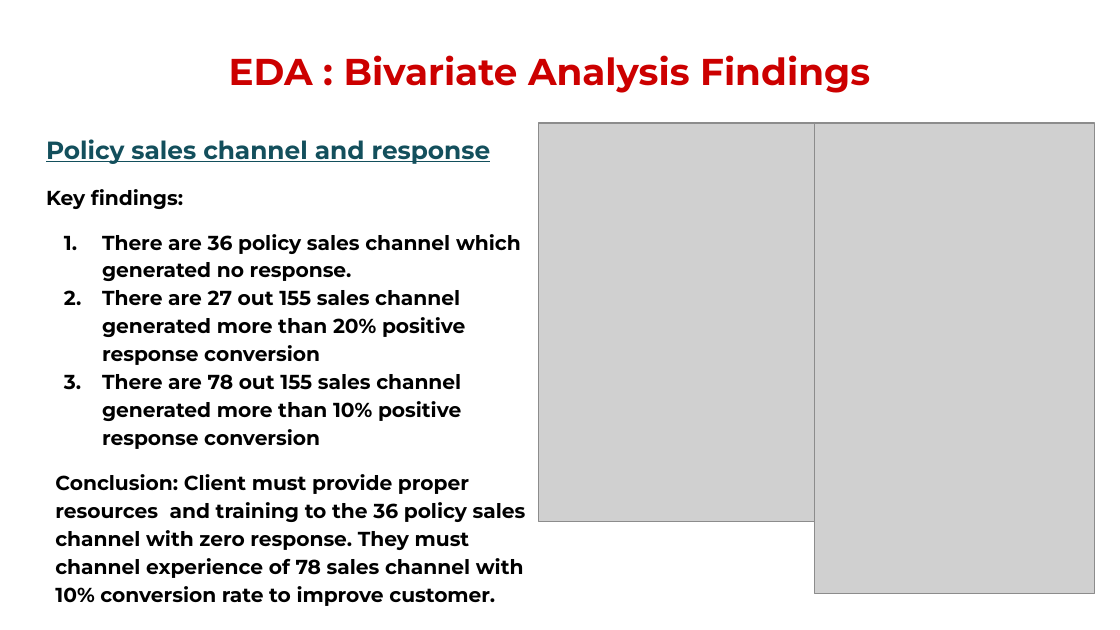
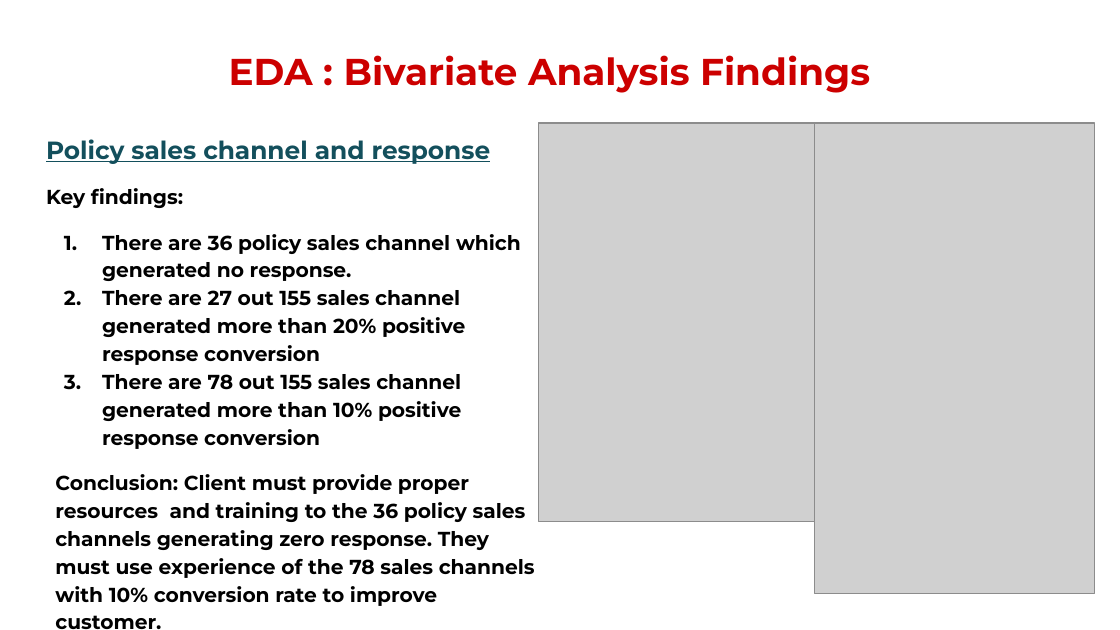
Before and after one commit to chandrakar-shubham/health-insurance-cross-sell-prediction, a slide deck: slide 12 of Project_presentation.pptx. Drawn at 1120x630 pixels with LibreOffice and Linux fonts; fonts in the diff are those of the drawing; grey boxes stand for pictures; background and template pictures are left out. Boxes give left, top, right and bottom in pixels: in the first picture for what was removed or moved away, otherwise in the second. Text is boxed around its words. In the diff, an @@ line names an element or a change of style, - is before the commit and + after.

```diff
--- a/Project_presentation.pptx
+++ b/Project_presentation.pptx
@@ text at box(55, 474, 535, 629): text changed @@
-Conclusion: Client must provide proper resources and training to the 36 policy sales channel with zero response. They must channel experience of 78 sales channel with 10% conversion rate to improve customer.
+Conclusion: Client must provide proper resources and training to the 36 policy sales channels generating zero response. They must use experience of the 78 sales channels with 10% conversion rate to improve customer.
```
Also in this commit, not shown: 6 other slides changed.
